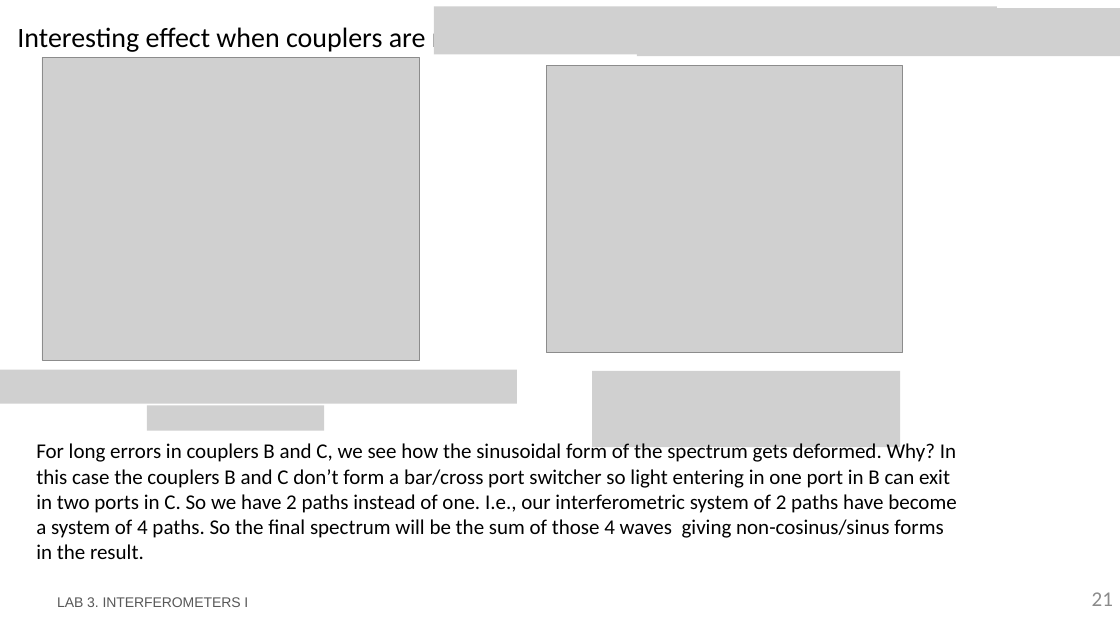
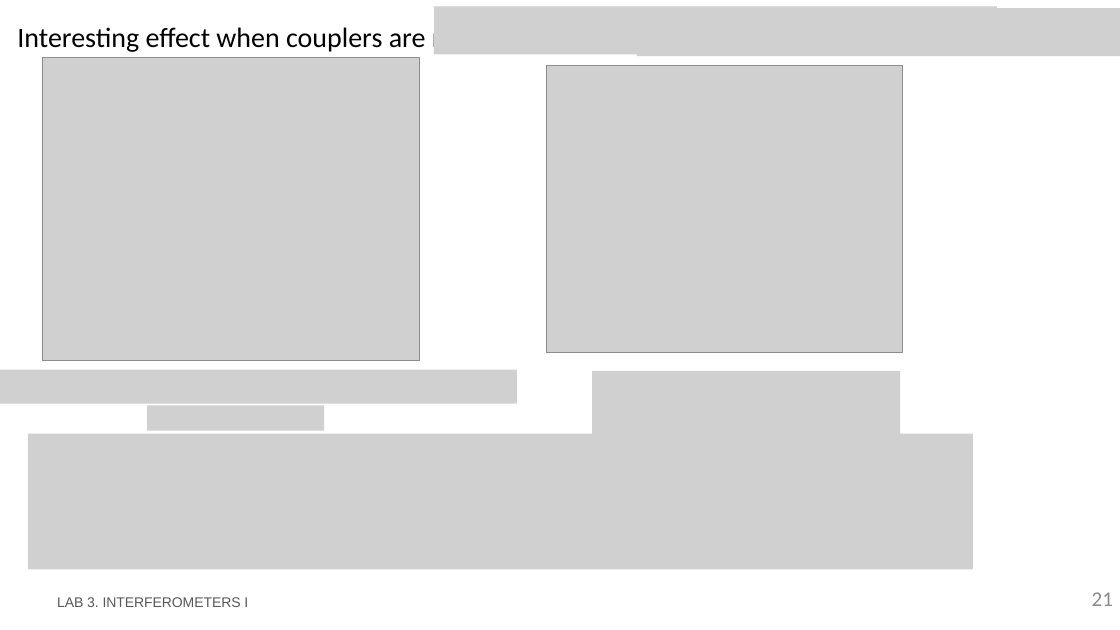
Before and after one commit to DBAEASE/pic-upv-lab3, a slide deck: slide 21 of LabBook_3.pptx. Drawn at 1120x630 pixels with LibreOffice and Linux fonts; fonts in the diff are those of the drawing; grey boxes stand for pictures; background and template pictures are left out. Boxes give left, top, right and bottom in pixels: in the first picture for what was removed or moved away, otherwise in the second. Text is boxed around its words. In the diff, an @@ line names an element or a change of style, - is before the commit and + after.

Commit message:
Finalized E6

```diff
--- a/LabBook_3.pptx
+++ b/LabBook_3.pptx
@@ picture added at (28, 434, 973, 570) @@
@@ text removed at (36, 441, 956, 559) @@
-For long errors in couplers B and C, we see how the sinusoidal form of the spectrum gets deformed. Why? In this case the couplers B and C don’t form a bar/cross port switcher so light entering in one port in B can exit in two ports in C. So we have 2 paths instead of one. I.e., our interferometric system of 2 paths have become a system of 4 paths. So the final spectrum will be the sum of those 4 waves giving non-cosinus/sinus forms in the result.
```
Also in this commit, not shown: 12 other slides changed, 1 slide added, 1 other file.
